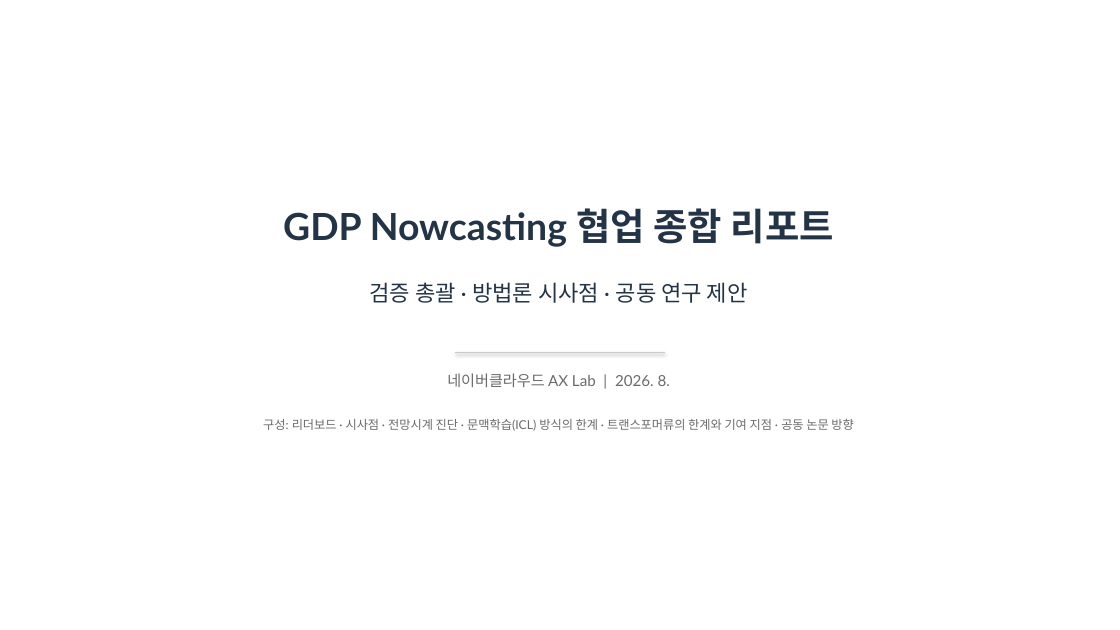
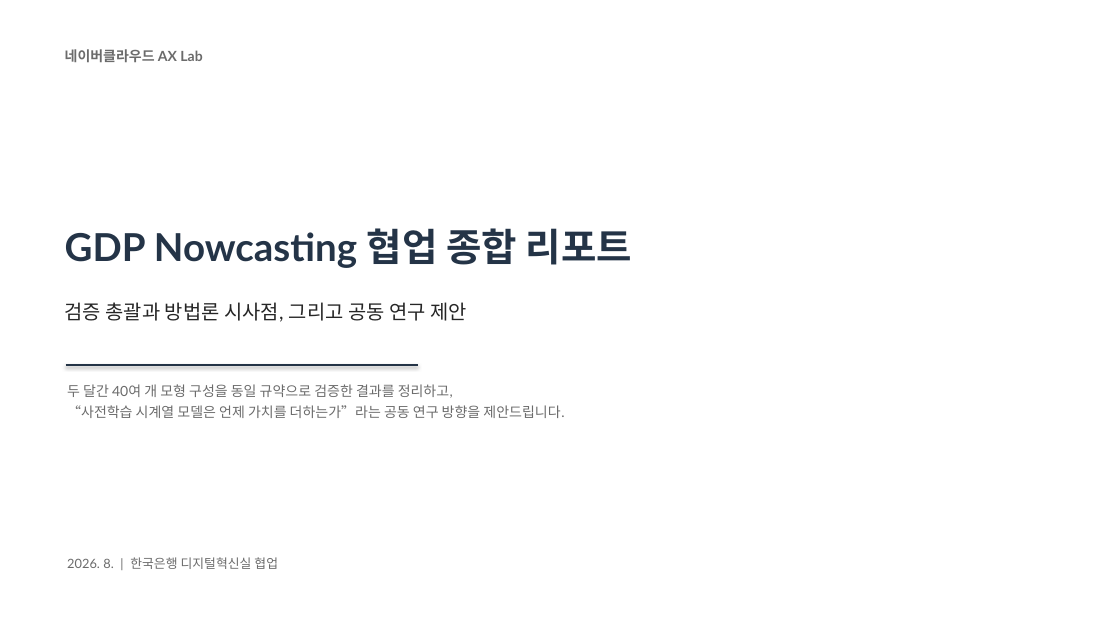
Before and after one commit to shezgone/bistro-lstm, a slide deck: slide 1 of docs/GDP_Nowcasting_종합리포트_한은_2026-08-10.pptx. Drawn at 1120x630 pixels with LibreOffice and Linux fonts; fonts in the diff are those of the drawing. Boxes give left, top, right and bottom in pixels: in the first picture for what was removed or moved away, otherwise in the second. Text is boxed around its words. In the diff, an @@ line names an element or a change of style, - is before the commit and + after.

```diff
--- a/docs/GDP_Nowcasting_종합리포트_한은_2026-08-10.pptx
+++ b/docs/GDP_Nowcasting_종합리포트_한은_2026-08-10.pptx
@@ text at [65,49,202,62]: text changed; size 13 to 12 pt; bold on @@
-네이버클라우드 AX Lab | 2026. 8.
+네이버클라우드 AX Lab
@@ text removed at [283,208,834,247] @@
-GDP Nowcasting 협업 종합 리포트
@@ text at [65,228,632,322]: text changed; size 19 to 17 pt; text colour #243447 to #262626 @@
-검증 총괄 · 방법론 시사점 · 공동 연구 제안
+GDP Nowcasting 협업 종합 리포트
+검증 총괄과 방법론 시사점, 그리고 공동 연구 제안
@@ line moved from (455, 353) - (665, 353) to (66, 365) - (418, 365) @@
@@ line (66, 365) - (418, 365): stroke #C9C9C9 1 pt to #243447 1.6 pt @@
@@ text added at [67,384,564,418], 12 pt, text #6B6B6B @@
+두 달간 40여 개 모형 구성을 동일 규약으로 검증한 결과를 정리하고,
+“사전학습 시계열 모델은 언제 가치를 더하는가”라는 공동 연구 방향을 제안드립니다.
@@ text removed at [263,419,853,431] @@
-구성: 리더보드 · 시사점 · 전망시계 진단 · 문맥학습(ICL) 방식의 한계 · 트랜스포머류의 한계와 기여 지점 · 공동 논문 방향
@@ text added at [67,557,278,569], 11 pt, text #6B6B6B @@
+2026. 8. | 한국은행 디지털혁신실 협업
```
Also in this commit, not shown: 7 other slides changed, 2 other files.
